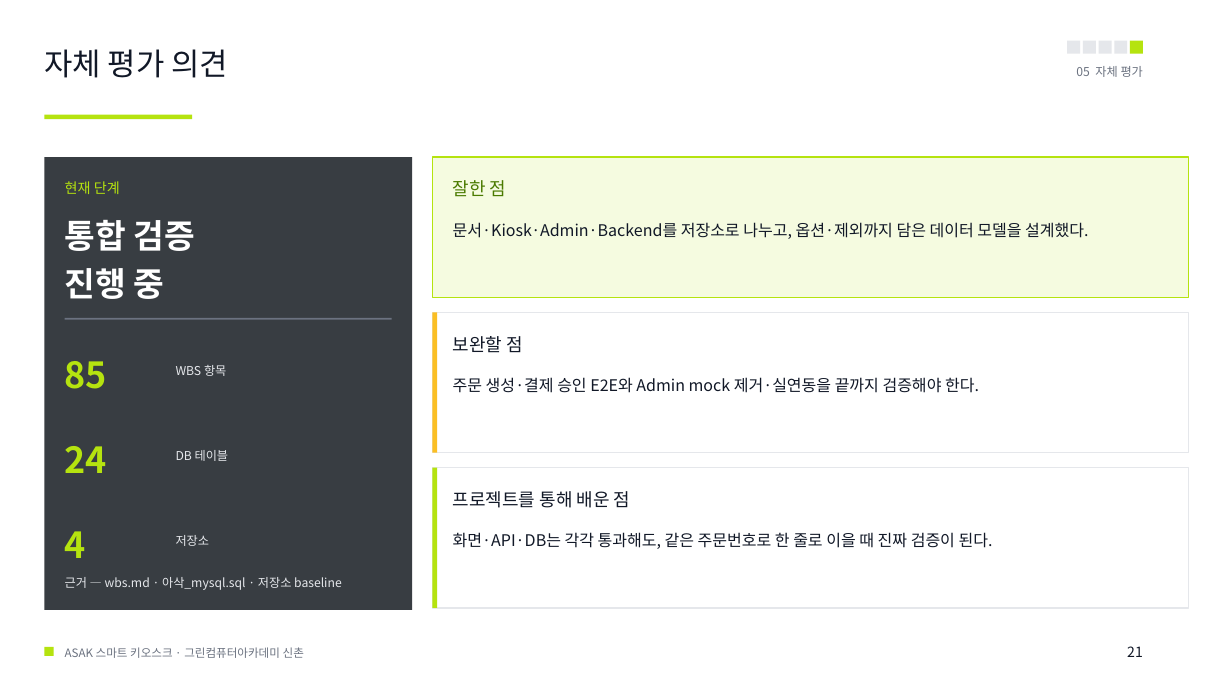
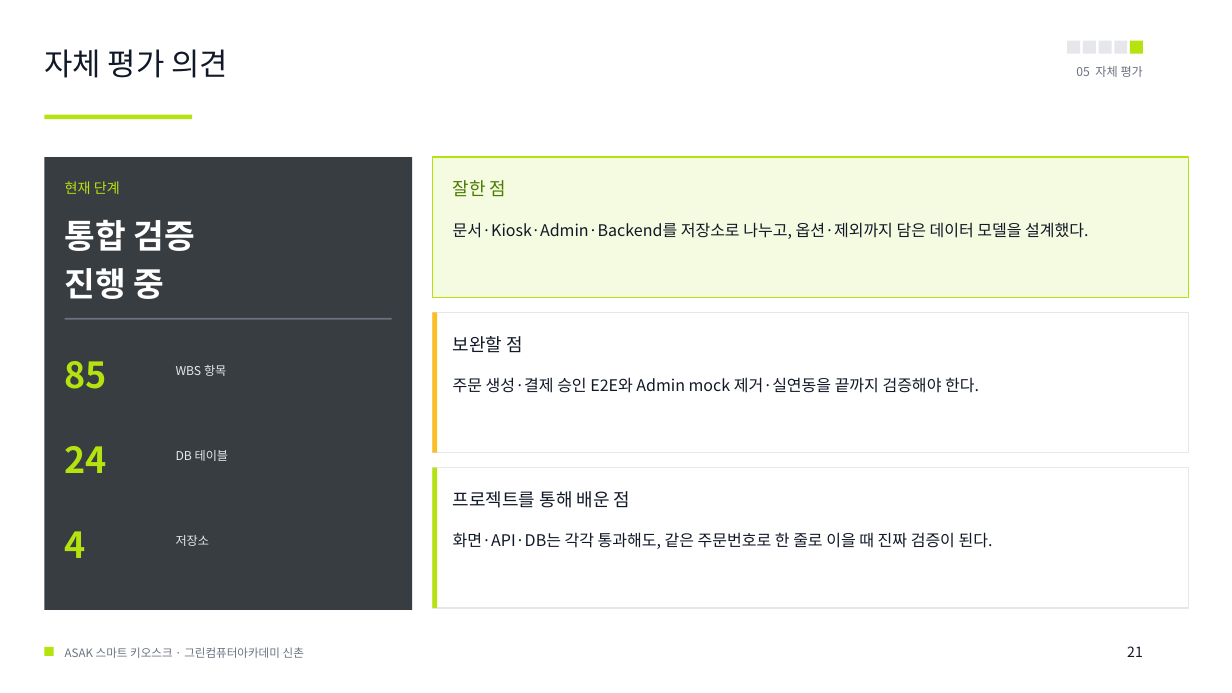
Before and after one commit to hagenie128/ASAK, a slide deck: slide 21 of docs/00_presentation/00_ppt/ASAK_샐러드_스마트키오스크_수정3_20260811.pptx. Drawn at 1232x693 pixels with LibreOffice and Linux fonts; fonts in the diff are those of the drawing. Boxes give left, top, right and bottom in pixels: in the first picture for what was removed or moved away, otherwise in the second. Text is boxed around its words. In the diff, an @@ line names an element or a change of style, - is before the commit and + after.

```diff
--- a/docs/00_presentation/00_ppt/ASAK_샐러드_스마트키오스크_수정3_20260811.pptx
+++ b/docs/00_presentation/00_ppt/ASAK_샐러드_스마트키오스크_수정3_20260811.pptx
@@ text removed at <box>65,577,342,590</box> @@
-근거 — wbs.md · 아삭_mysql.sql · 저장소 baseline
```
Also in this commit, not shown: 5 other slides changed, 2 other files.
